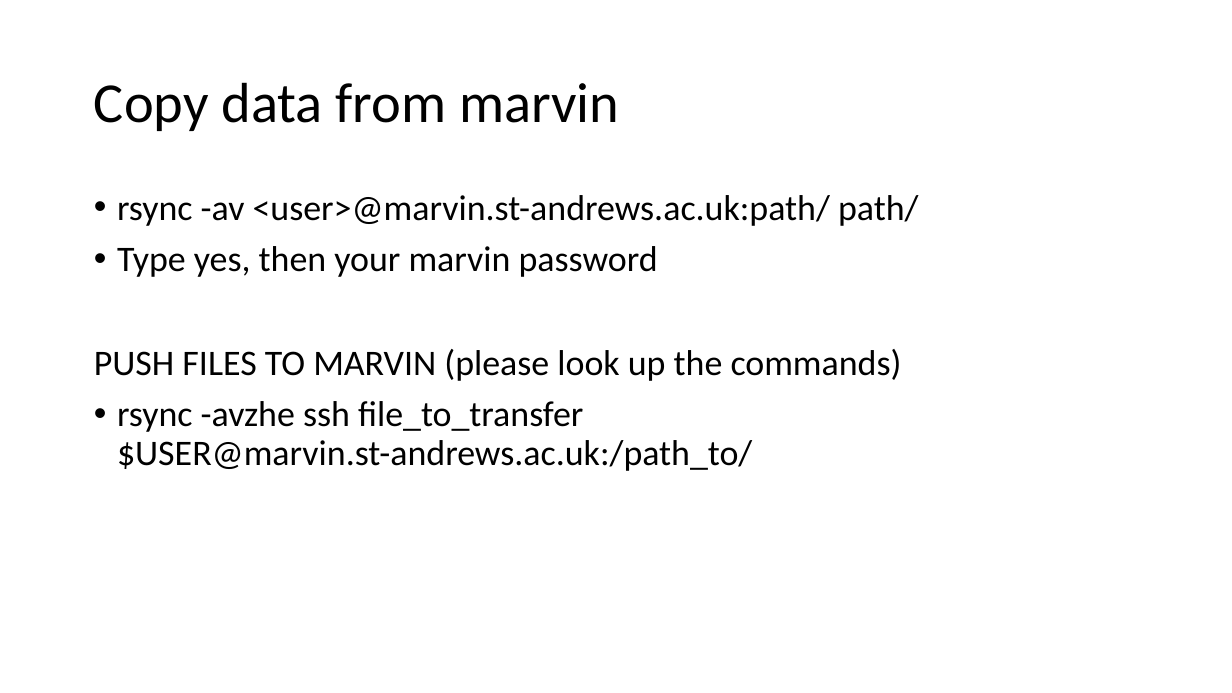
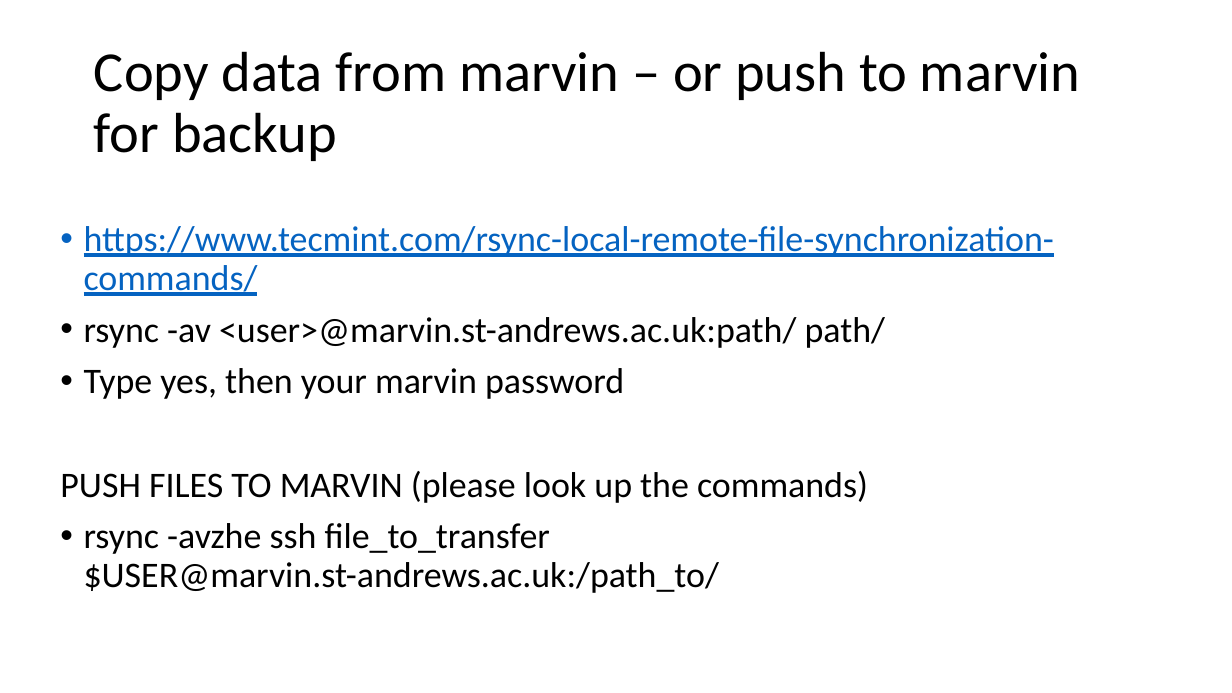
Before and after one commit to peterthorpe5/How_to_use_Kennedy_HPC, a slide deck: slide 21 of kenedy_getting_started-V1.pptx (slide 20 before the commit). Drawn at 1232x693 pixels with LibreOffice and Linux fonts; fonts in the diff are those of the drawing. Boxes give left, top, right and bottom in pixels: in the first picture for what was removed or moved away, otherwise in the second. Text is boxed around its words. In the diff, an @@ line names an element or a change of style, - is before the commit and + after.

Commit message:
updates

```diff
--- a/kenedy_getting_started-V1.pptx
+++ b/kenedy_getting_started-V1.pptx
@@ title at box(94, 51, 1080, 161): text changed @@
-Copy data from marvin
+Copy data from marvin – or push to marvin for backup
@@ text "https://www.tecmint.com/rsync-local-remote-file-synchronizat ...": place and size @@
-text "https://www.tecmint.com/rsync-local-remote-file-synchronizat ..." at box(94, 195, 918, 471)
+text "https://www.tecmint.com/rsync-local-remote-file-synchronizat ..." at box(60, 226, 1054, 593)
@@ text at box(84, 226, 1054, 296): paragraph added @@
+• https://www.tecmint.com/rsync-local-remote-file-synchronization-commands/
```
Also in this commit, not shown: 1 slide added.
